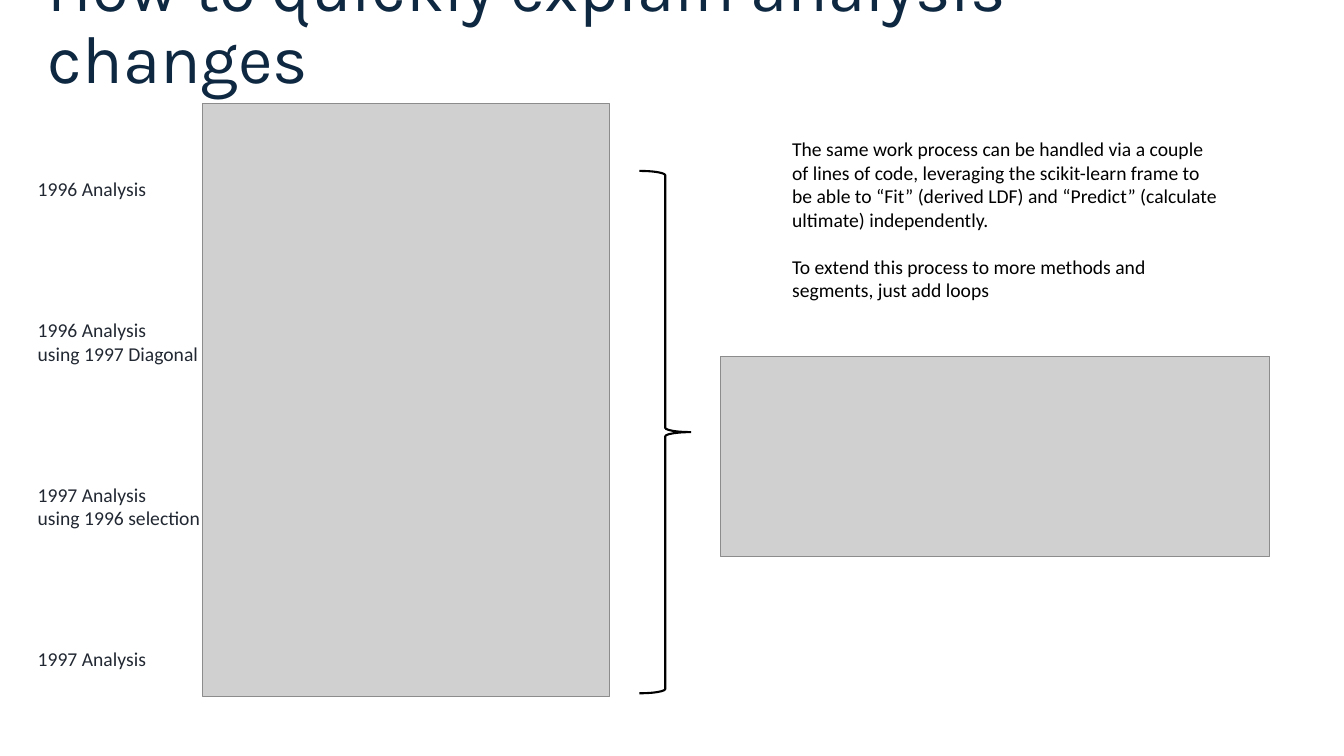
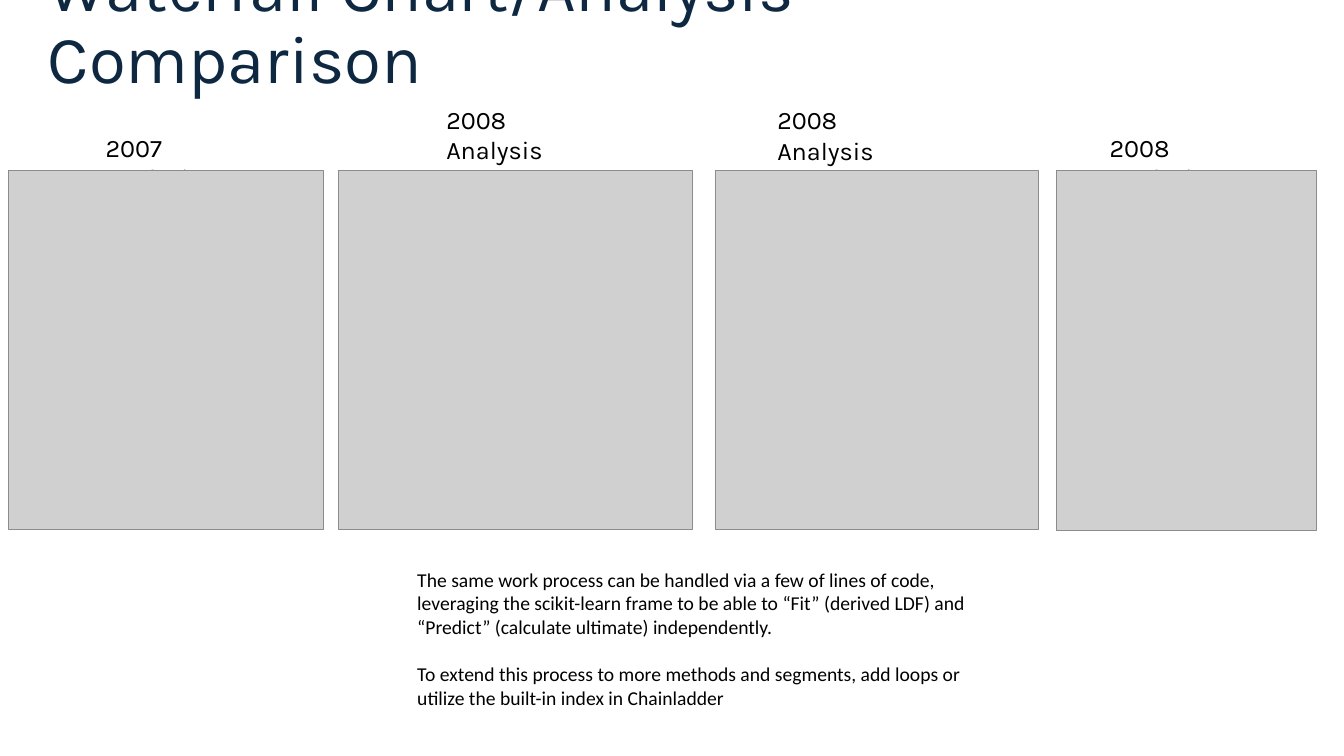
Before and after one commit to jbogaardt/fullstackactuary2024, a slide deck: slide 24 of draft presentation.pptx (slide 19 before the commit). Drawn at 1344x756 pixels with LibreOffice and Linux fonts; fonts in the diff are those of the drawing; grey boxes stand for pictures. Boxes give left, top, right and bottom in pixels: in the first picture for what was removed or moved away, otherwise in the second. Text is boxed around its words. In the diff, an @@ line names an element or a change of style, - is before the commit and + after.

```diff
--- a/draft presentation.pptx
+++ b/draft presentation.pptx
@@ title at [48,0,794,99]: text changed @@
-How to quickly explain analysis changes
+Waterfall Chart/Analysis Comparison
@@ picture removed at [203,104,610,698] @@
@@ text added at [446,113,586,171], 18 pt, text #000000 @@
+2008 Analysis
+w/ 2007 LDF
@@ text added at [777,113,910,171], 18 pt, text #000000 @@
+2008 Analysis
+w/ 2007 Sel
@@ text added at [106,141,202,171], 18 pt, text #000000 @@
+2007 Analysis
@@ text added at [1110,141,1206,171], 18 pt, text #000000 @@
+2008 Analysis
@@ picture added at [9,170,325,529] @@
@@ picture added at [339,170,694,529] @@
@@ right brace removed at [639,171,691,694] @@
@@ picture added at [716,170,1040,529] @@
@@ picture added at [1057,170,1317,530] @@
@@ text removed at [38,182,200,669] @@
-1996 Analysis
-1996 Analysis
-using 1997 Diagonal
-1997 Analysis
-using 1996 selection
-1997 Analysis
@@ picture removed at [721,356,1270,557] @@
@@ text at [417,573,964,705]: text changed @@
-The same work process can be handled via a couple of lines of code, leveraging the scikit-learn frame to be able to “Fit” (derived LDF) and “Predict” (calculate ultimate) independently.
-To extend this process to more methods and segments, just add loops
+The same work process can be handled via a few of lines of code, leveraging the scikit-learn frame to be able to “Fit” (derived LDF) and “Predict” (calculate ultimate) independently.
+To extend this process to more methods and segments, add loops or utilize the built-in index in Chainladder
```
Also in this commit, not shown: 4 other slides changed, 5 slides added, 3 other files.
